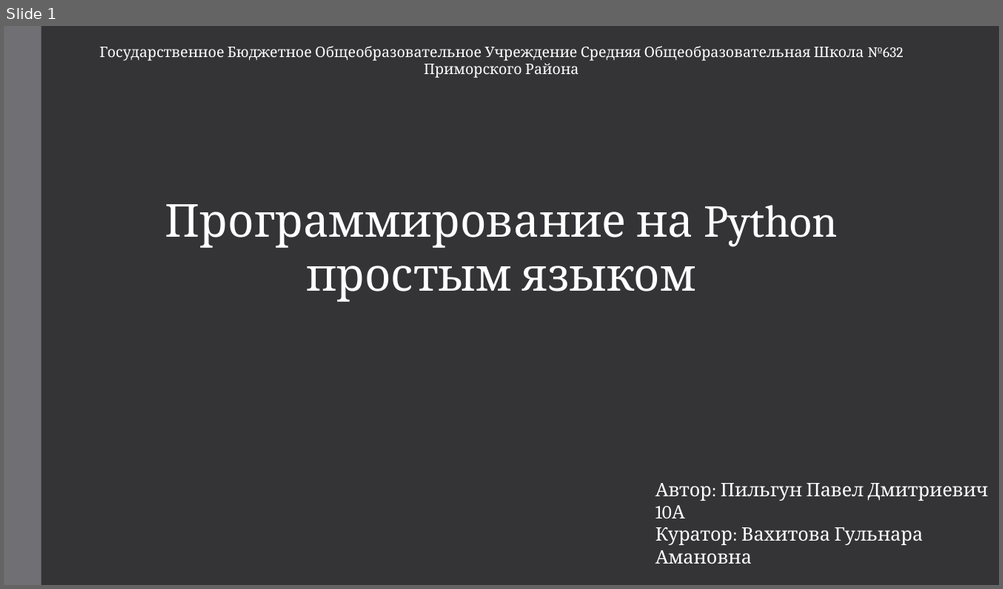
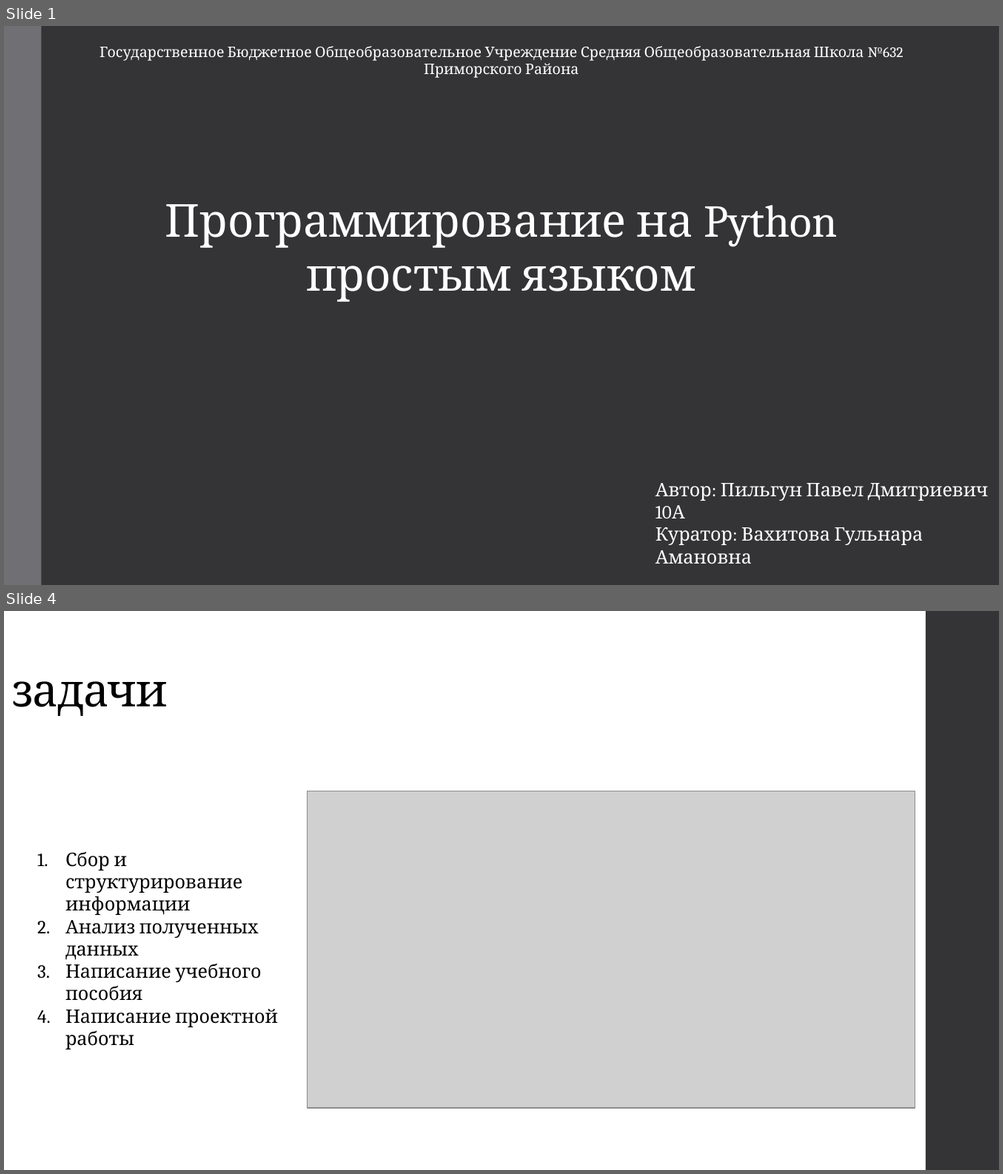
Before and after one commit to UshliyOrk/python_basics, a slide deck: перзентация.pptx. Shown one above the other, each under a label of ours: slide 1 before the commit, slides 1 and 4 after it; the slides between them are not shown. The pictures are 1003x589 and 1003x1174 pixels, drawn with LibreOffice and Linux fonts; fonts in the diff are those of the drawing; grey boxes stand for pictures. Boxes give left, top, right and bottom in pixels: in the first picture for what was removed or moved away, otherwise in the second. Text is boxed around its words. In the diff, an @@ line names an element or a change of style, - is before the commit and + after.

```diff
--- a/перзентация.pptx
+++ b/перзентация.pptx
@@ slide 4 added at [4, 611, 999, 1170], background #FFFFFF @@
@@ rectangle added at [925, 611, 999, 1170], fill #353537 @@
@@ title added at [11, 681, 167, 716], 44 pt, text #000000 @@
+задачи
@@ picture added at [307, 792, 915, 1109] @@
@@ text added at [65, 851, 278, 1050], 18 pt, text #000000 @@
+1. Сбор и структурирование информации
+2. Анализ полученных данных
+3. Написание учебного пособия
+4. Написание проектной работы
```
Also in this commit, not shown: 2 slides changed, 1 other slide added, 2 slides removed, 2 other files.
